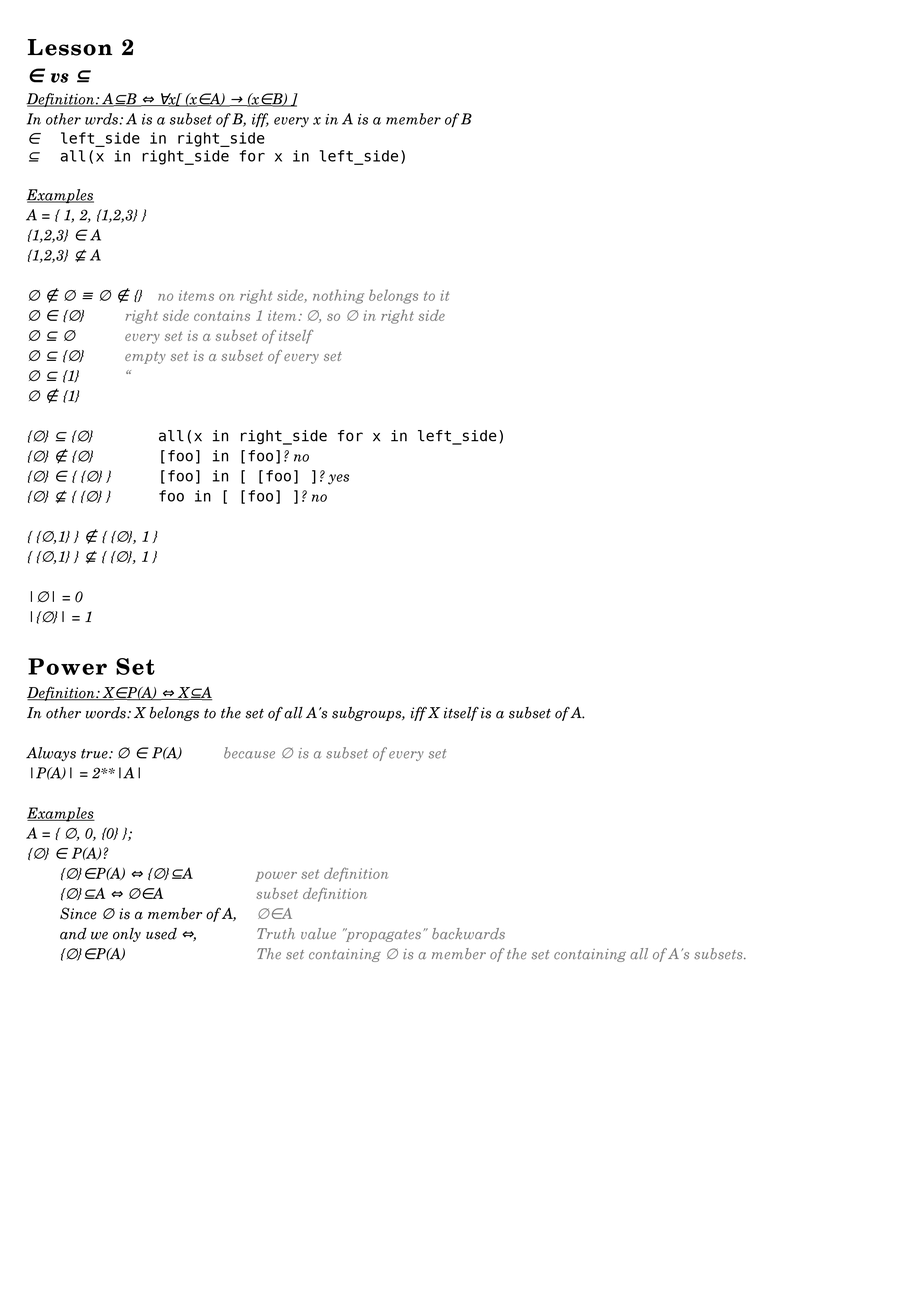
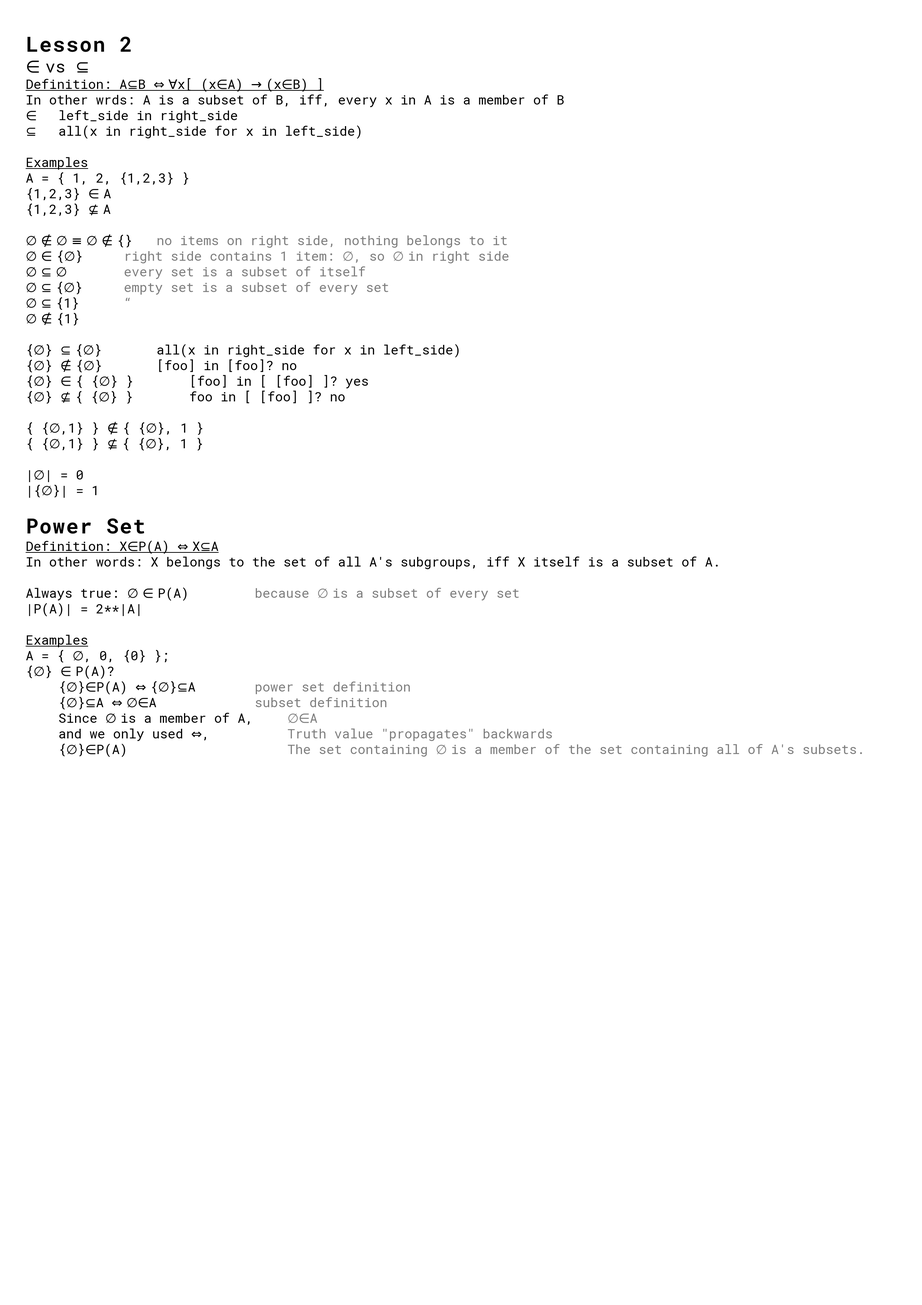
The second 922 × 1305 image is a revision of the first. Changes to its layers:
removed layer "Lesson 2 - Power Set" over box(26, 657, 747, 962)
painted on "Lesson 2 - Inclusion and Membership" over box(25, 36, 863, 757)
